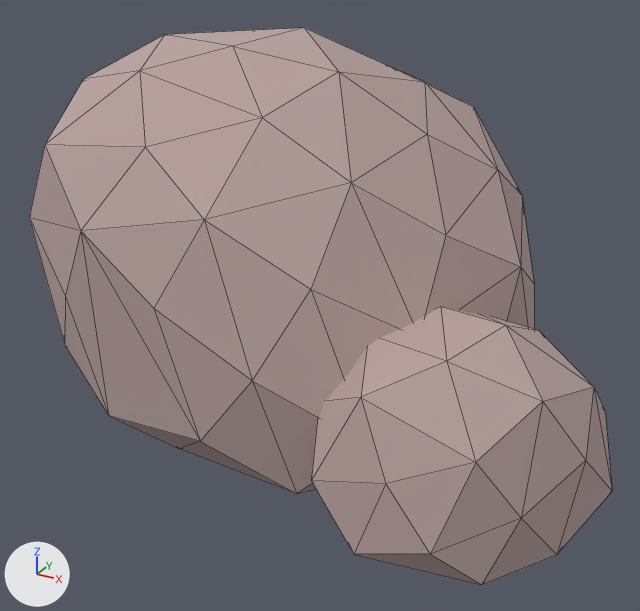
What one commit did to the glTF model assets/models/rock_b.glb.
Camera for both pictures: a camera (50 mm lens) standing at (1.3, -2.17, 1.33) and looking at (0.19, -0.14, 0.31). Every picture has the same lights, and +X, +Y and +Z are marked at lower left. The older version comes first. Mesh edges are drawn as thin lines. Where no turn or scale is listed for an object, it has been applied to the vertices. Vertices at exactly the same position are counted once.

Names of what the first picture shows: 'Body'.
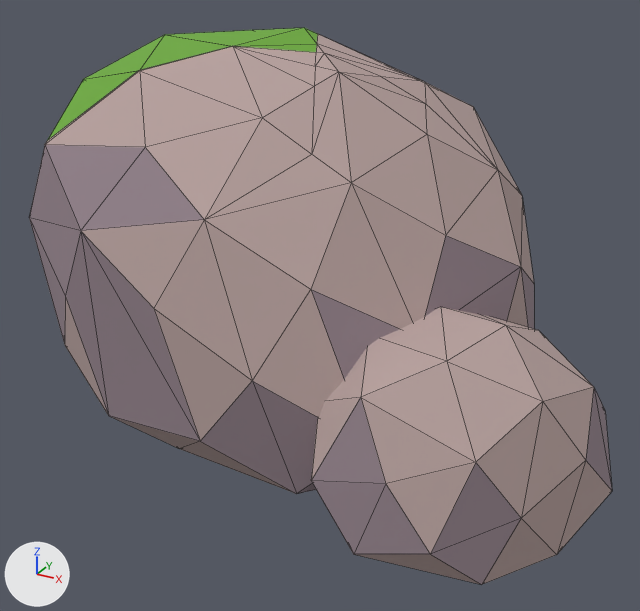
What the commit changed:
me_body is used by ob_body; location (0.0, 0.0, 0.0).
me_body had 102 vertices, 196 faces and spanned x -0.73..1.07, y -0.73..0.65, z 0.0..1.05.
me_body now has 119 vertices, 230 faces and spans x -0.73..1.07, y -0.73..0.65, z 0.0..1.05.
Part 1, on me_body:
17 faces are deleted.
17 vertices are added at x -0.47..0.41, y -0.46..0.44, z 0.78..1.03.
51 new faces join them.
me_body part 2: 77 kept faces spanning x -0.73..1.07, y -0.73..0.65, z 0.0..1.05 get new vertex colours; the middle colour goes from grey #b8a29f to grey #96858e.

Location of each change, [x1, y1, x2, y2] in pixels of the pictures (640 x 611 px):
part 1 of me_body, reshaped: [45, 28, 498, 220] in both
part 2 of me_body, recoloured: [29, 28, 612, 585] in both
